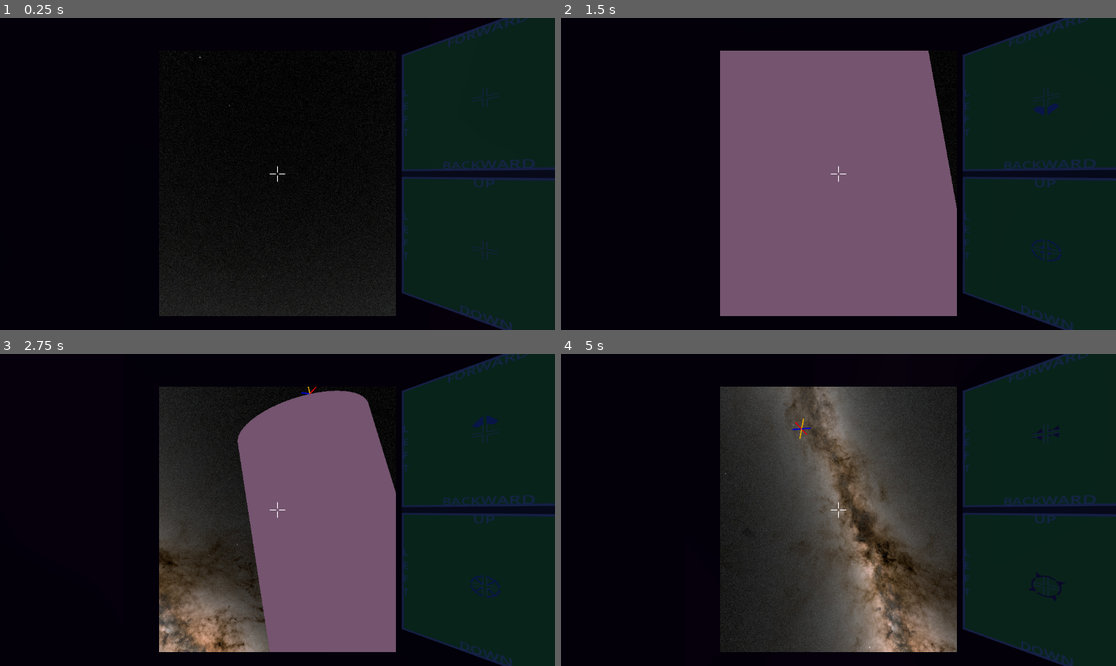
Above: before the commit, frames 1-4 (two rows, left to right).
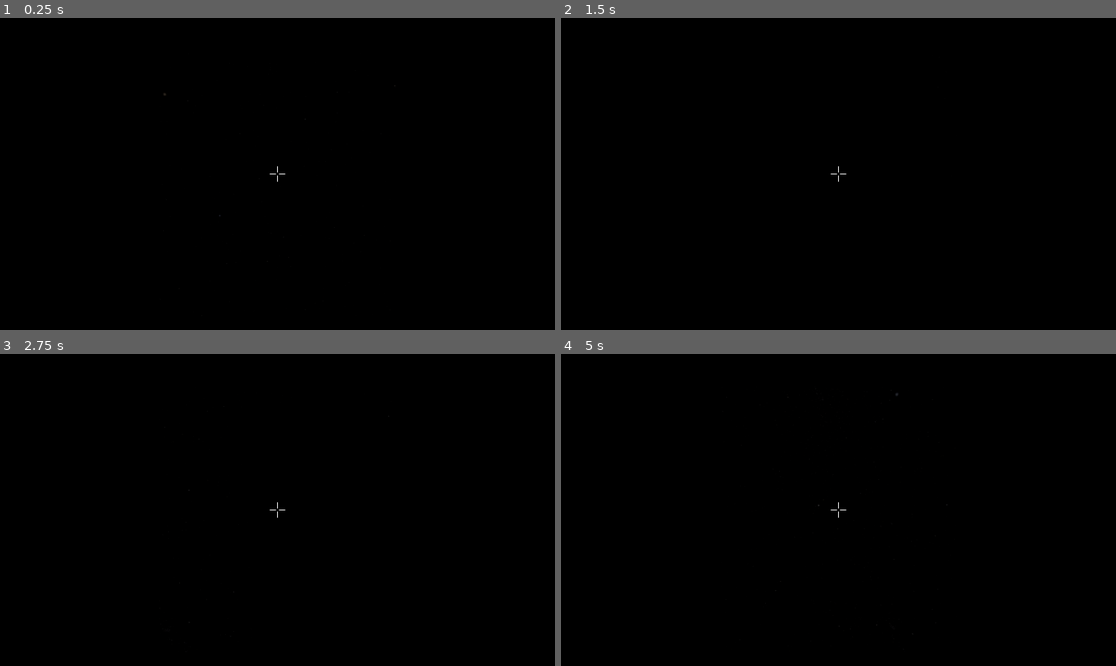
Above: after the commit, the same moments.

Repository: Wake1st/SpaceFlyer
Game: Godot game, scene res://level/space.tscn
Two runs of this game, one before a commit and one after it. Both use one fixed random seed, a clock stepped at 60 frames per second and the inputs below.
Inputs:
- Up to frame 1 (0.25 s): no input
- Up to frame 2 (1.5 s): hold W (forward) 0.53-1.28 s; hold Keypad 8 (a-pitch) 0.53-1.28 s; tap Enter at 1.25 s; hold S (backward) from 1.28 s (still down); tap Keypad 6 (a-roll) at 1.35 s
- Up to frame 3 (2.75 s): release S (backward) at 2.03 s; hold W (forward) from 2.03 s (still down); hold D (a_yaw) from 2.03 s (still down)
- Up to frame 4 (5 s): release D (a_yaw) at 2.78 s; tap F (action) at 2.85 s; release W (forward) at 3.53 s; hold Keypad 4 (left) from 3.53 s (still down); tap Shift (control_mode_swap) at 3.6 s; tap Space (grab) at 4.35 s

The runs differ from the first frame. In frame 1, 30% of the frame differs, in the area x 28-100%, y 0-100%; in frame 2, 61%; in frame 3, 58%; in frame 4, 61%.

Commit message:
update - dim skybox, darken world

Diff:
--- a/debris/debris.tscn
+++ b/debris/debris.tscn
@@ -1,10 +1,16 @@
-[gd_scene load_steps=4 format=3 uid="uid://bj1vt1e1nt6of"]
+[gd_scene load_steps=5 format=3 uid="uid://bj1vt1e1nt6of"]
 
 [ext_resource type="Script" path="res://debris/debris.gd" id="1_0kpeu"]
 
-[sub_resource type="BoxShape3D" id="BoxShape3D_wcvg6"]
+[sub_resource type="StandardMaterial3D" id="StandardMaterial3D_eqx3p"]
+albedo_color = Color(0.14902, 0.52549, 0.403922, 1)
+metallic = 0.4
+roughness = 0.4
 
 [sub_resource type="BoxMesh" id="BoxMesh_xk2p0"]
+material = SubResource("StandardMaterial3D_eqx3p")
+
+[sub_resource type="BoxShape3D" id="BoxShape3D_wcvg6"]
 
 [node name="debris" type="RigidBody3D"]
 collision_layer = 3
--- a/level/space.tscn
+++ b/level/space.tscn
@@ -1,8 +1,8 @@
 [gd_scene load_steps=13 format=3 uid="uid://bh01hs6801nnm"]
 
 [ext_resource type="PackedScene" uid="uid://bkldao0ffqktn" path="res://vehicle/vehicle.tscn" id="1_a5bqa"]
-[ext_resource type="Texture2D" uid="uid://dcci1dwegwpld" path="res://level/milkyway_2020_4k.jpg" id="1_b7gdk"]
 [ext_resource type="PackedScene" uid="uid://3o8km61mbd66" path="res://pillar.tscn" id="2_3vxuu"]
+[ext_resource type="Texture2D" uid="uid://b0xft2y2s5a6f" path="res://level/TychoSkymap.jpg" id="2_5cf4r"]
 [ext_resource type="PackedScene" uid="uid://dnx53jtwpotf0" path="res://vehicle/vehicle_spawner.tscn" id="3_tima7"]
 [ext_resource type="PackedScene" uid="uid://cgqlt4bsxymcr" path="res://ship/ship.tscn" id="4_vr5mi"]
 [ext_resource type="Script" path="res://level/LevelManager.gd" id="5_2gvga"]
@@ -11,16 +11,18 @@
 [ext_resource type="PackedScene" uid="uid://djrm7fli24150" path="res://hardware/radar_antena/radar_antena.tscn" id="8_31dx6"]
 
 [sub_resource type="PanoramaSkyMaterial" id="PanoramaSkyMaterial_c3qym"]
-panorama = ExtResource("1_b7gdk")
+panorama = ExtResource("2_5cf4r")
 
 [sub_resource type="Sky" id="Sky_n050w"]
 sky_material = SubResource("PanoramaSkyMaterial_c3qym")
 
 [sub_resource type="Environment" id="Environment_s4uou"]
 background_mode = 2
+background_energy_multiplier = 0.2
 sky = SubResource("Sky_n050w")
-ambient_light_source = 2
+ambient_light_source = 1
 ambient_light_color = Color(0.847059, 0.619608, 0.807843, 1)
+ambient_light_energy = 0.0
 
 [node name="Space" type="Node3D"]
 
@@ -49,27 +51,35 @@
 
 [node name="Pillar" parent="." instance=ExtResource("2_3vxuu")]
 transform = Transform3D(1, 0, 0, 0, 1, 0, 0, 0, 1, -128, -128, -128)
+visible = false
 
 [node name="Pillar2" parent="." instance=ExtResource("2_3vxuu")]
 transform = Transform3D(1, 0, 0, 0, 1, 0, 0, 0, 1, 128, -128, -128)
+visible = false
 
 [node name="Pillar3" parent="." instance=ExtResource("2_3vxuu")]
 transform = Transform3D(1, 0, 0, 0, 1, 0, 0, 0, 1, -128, -128, 128)
+visible = false
 
 [node name="Pillar4" parent="." instance=ExtResource("2_3vxuu")]
 transform = Transform3D(1, 0, 0, 0, 1, 0, 0, 0, 1, 128, -128, 128)
+visible = false
 
 [node name="Pillar5" parent="." instance=ExtResource("2_3vxuu")]
 transform = Transform3D(1, 0, 0, 0, 1, 0, 0, 0, 1, -128, 128, -128)
+visible = false
 
 [node name="Pillar6" parent="." instance=ExtResource("2_3vxuu")]
 transform = Transform3D(1, 0, 0, 0, 1, 0, 0, 0, 1, 128, 128, -128)
+visible = false
 
 [node name="Pillar7" parent="." instance=ExtResource("2_3vxuu")]
 transform = Transform3D(1, 0, 0, 0, 1, 0, 0, 0, 1, -128, 128, 128)
+visible = false
 
 [node name="Pillar8" parent="." instance=ExtResource("2_3vxuu")]
 transform = Transform3D(1, 0, 0, 0, 1, 0, 0, 0, 1, 128, 128, 128)
+visible = false
 
 [connection signal="received_item" from="Ship" to="Vehicle" method="_on_ship_received_item"]
 [connection signal="win_game" from="Ship" to="LevelManager" method="_on_ship_win_game"]
--- a/ship/ship.tscn
+++ b/ship/ship.tscn
@@ -1,8 +1,15 @@
-[gd_scene load_steps=6 format=3 uid="uid://cgqlt4bsxymcr"]
+[gd_scene load_steps=7 format=3 uid="uid://cgqlt4bsxymcr"]
 
 [ext_resource type="Script" path="res://ship/ship.gd" id="1_18bpn"]
 
+[sub_resource type="StandardMaterial3D" id="StandardMaterial3D_iggkc"]
+albedo_color = Color(0.368627, 0, 0.0470588, 1)
+metallic = 0.2
+metallic_specular = 0.6
+roughness = 0.65
+
 [sub_resource type="CylinderMesh" id="CylinderMesh_m6y3n"]
+material = SubResource("StandardMaterial3D_iggkc")
 top_radius = 8.0
 bottom_radius = 10.0
 height = 40.0
Not shown: 1 places in debris/debris.tscn that only renumber resources
Binary file added: level/TychoSkymap.jpg
Not shown, added: level/TychoSkymap.jpg.import
